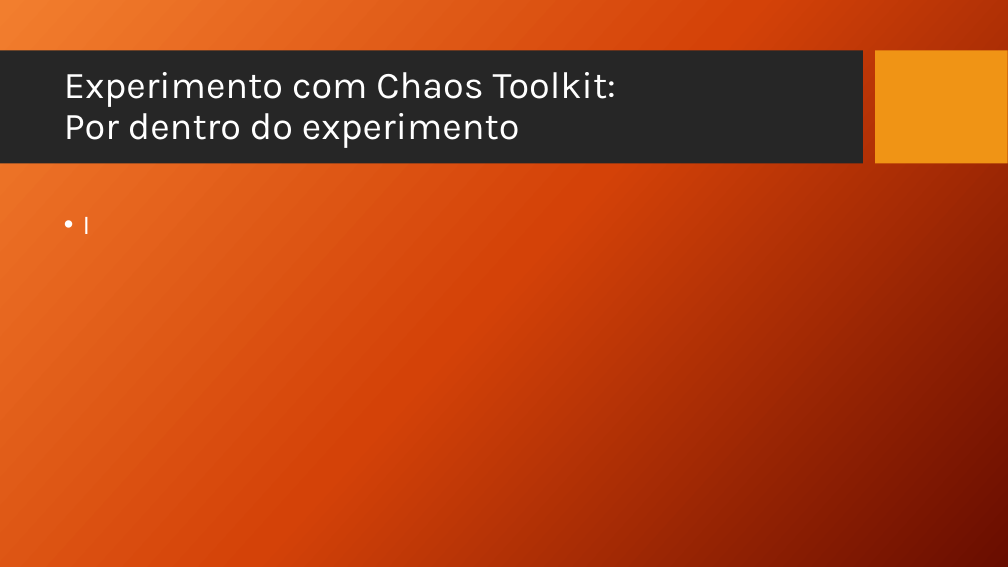
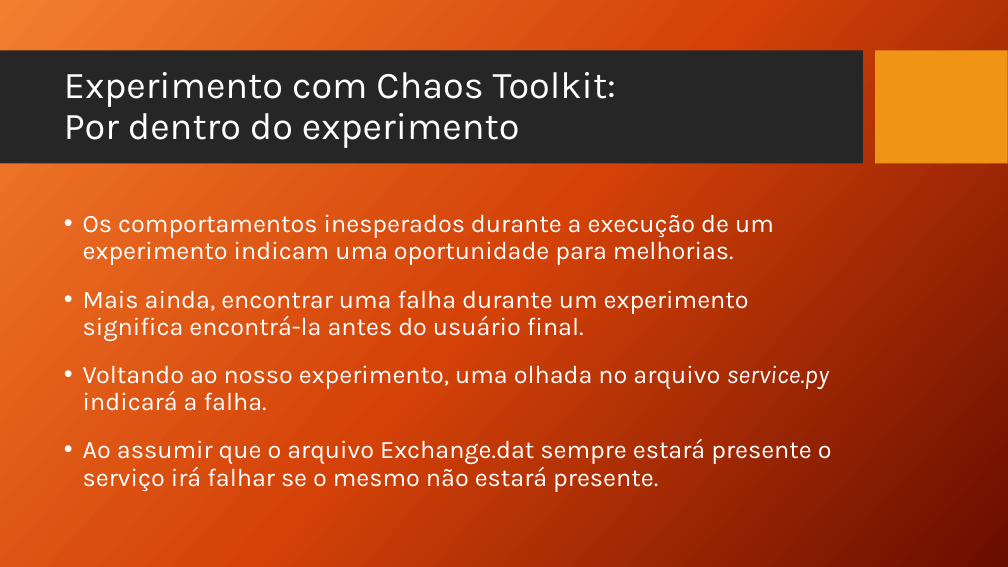
Before and after one commit to TCC-Chaos-Engineering/docs-chaos-engineering, a slide deck: slide 68 of docs/Chaos Engineering - Das Hipoteses aos Testes.pptx. Drawn at 1008x567 pixels with LibreOffice and Linux fonts; fonts in the diff are those of the drawing; background and template pictures are left out. Boxes give left, top, right and bottom in pixels: in the first picture for what was removed or moved away, otherwise in the second. Text is boxed around its words. In the diff, an @@ line names an element or a change of style, - is before the commit and + after.

Commit message:
Chaos Toolkit - Validando Melhorias

```diff
--- a/docs/Chaos Engineering - Das Hipoteses aos Testes.pptx
+++ b/docs/Chaos Engineering - Das Hipoteses aos Testes.pptx
@@ text at [83, 214, 832, 492]: text changed; size 26 to 24 pt @@
-• I
+• Os comportamentos inesperados durante a execução de um experimento indicam uma oportunidade para melhorias.
+• Mais ainda, encontrar uma falha durante um experimento significa encontrá-la antes do usuário final.
+• Voltando ao nosso experimento, uma olhada no arquivo service.py indicará a falha.
+• Ao assumir que o arquivo Exchange.dat sempre estará presente o serviço irá falhar se o mesmo não estará presente.
```
Also in this commit, not shown: 6 other slides changed, 29 slides added.
